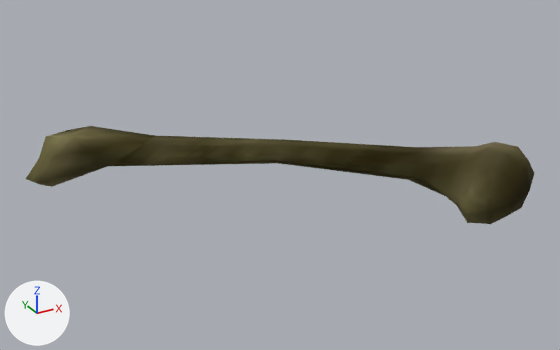
The glTF model assets/models/ITAT_GOBLINBONE.glb as it was, and as the next commit left it.
Before and after are seen from a camera (50 mm lens) standing at (-0.1374, -0.2533, 0.126) and looking at (0.0014, -0.0009, -0.0002). The lights are fixed; the arrows at lower left show +X, +Y and +Z. Vertices at the same position are counted once.
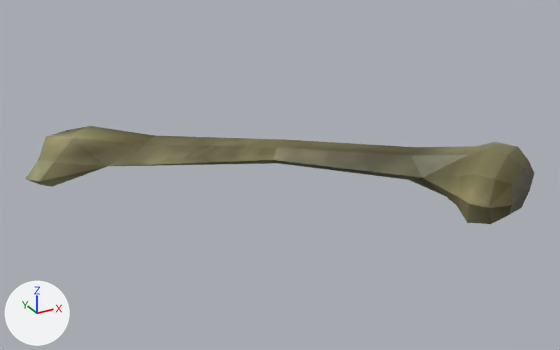
The change, as a list of edits to the scene's bpy script:
```text
Add img_ske_body_v0_1:
    img_ske_body_v0_1 = load_image('Ske_Body_V0', '_unpacked/Ske_Body_V0', 256, 256, 'sRGB')
Change mat_bones:
    where n0 = _N.new('ShaderNodeBsdfPrincipled'); n0.name = 'Principled BSDF'
    remove n0.inputs[1].default_value = 1.0  # 'Metallic'
    remove n0.inputs[2].default_value = 1.0  # 'Roughness'
    where n4 = _N.new('ShaderNodeTexImage'); n4.name = 'Image Texture'
    n4.image: img_ske_body_v0 -> img_ske_body_v0_1
Change me_mesh:
    where me_mesh.from_pydata(...)  # 72 vertices, 140 faces; spans x -0.091..0.091, y -0.065..0.065, z -0.014..0.014
    used by ob_mesh; location = (0.0, 0.0, 0.0)
    me_mesh part 1: the 1 face centred in x -0.077, y 0.043, z 0.009 is now shaded flat
    me_mesh part 2: the 1 face centred in x 0.062, y -0.061, z -0.007 is now shaded flat
    me_mesh part 3: the 1 face centred in x 0.071, y -0.042, z 0.012 is now shaded flat
```

What differs and where, as boxes (x1, y1, x2, y2) in the pictures (560 x 350 px):
'Mesh', surface changed, shading changed (brown to yellow)
    both: (26, 126, 534, 224)
part 1 of me_mesh, shading changed
    both: (39, 138, 73, 162)
part 2 of me_mesh, shading changed
    both: (489, 208, 508, 224)
part 3 of me_mesh, shading changed
    both: (471, 143, 493, 154)
